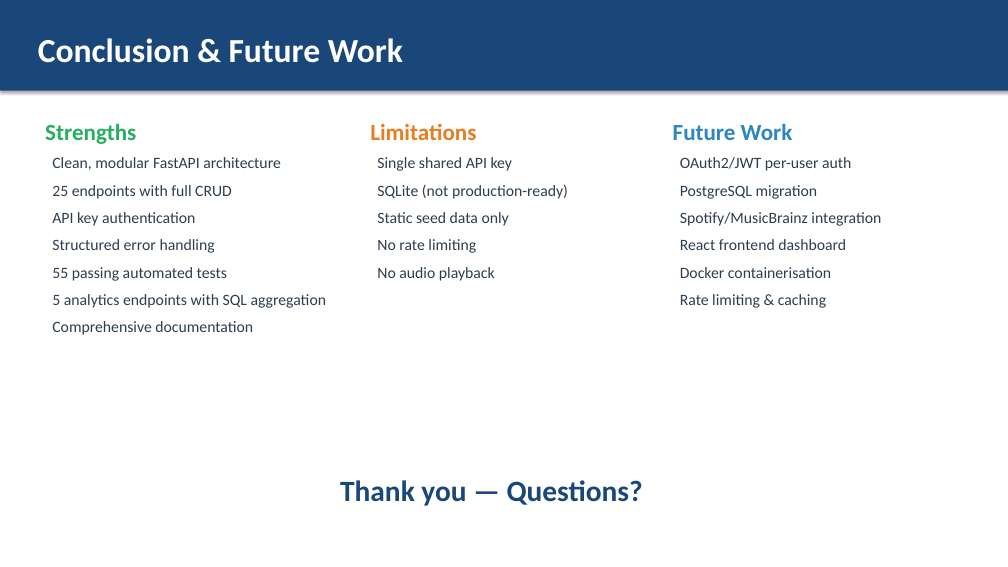
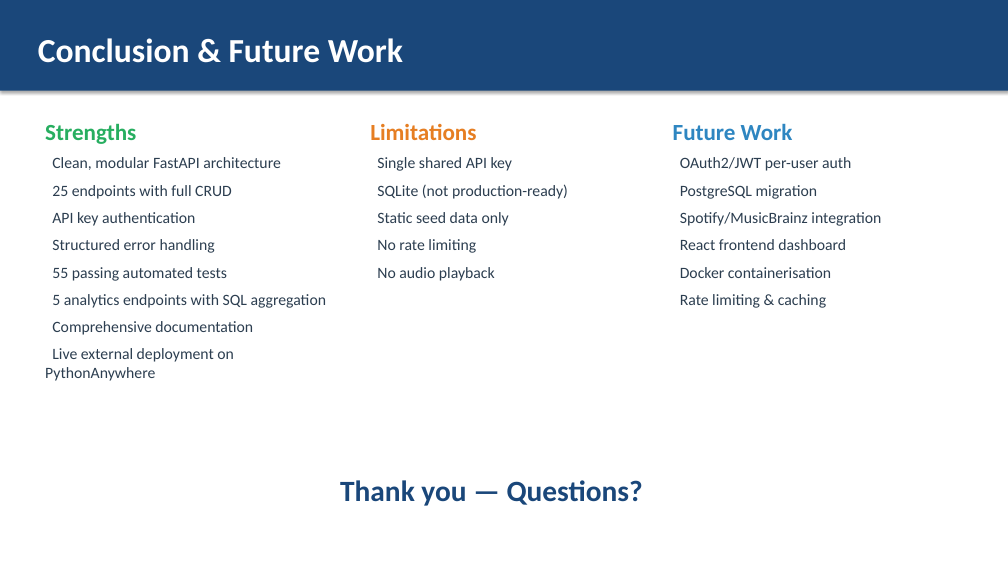
Before and after one commit to 15934396020/music-appreciation-api-coursework, a slide deck: slide 12 of docs/PRESENTATION.pptx. Drawn at 1008x567 pixels with LibreOffice and Linux fonts; fonts in the diff are those of the drawing. Boxes give left, top, right and bottom in pixels: in the first picture for what was removed or moved away, otherwise in the second. Text is boxed around its words. In the diff, an @@ line names an element or a change of style, - is before the commit and + after.

Commit message:
Complete PythonAnywhere deployment and refresh deliverables

```diff
--- a/docs/PRESENTATION.pptx
+++ b/docs/PRESENTATION.pptx
@@ text at bbox=[45, 348, 234, 381]: paragraph added @@
+Live external deployment on PythonAnywhere
```
Also in this commit, not shown: 2 other slides changed, 29 other files.
